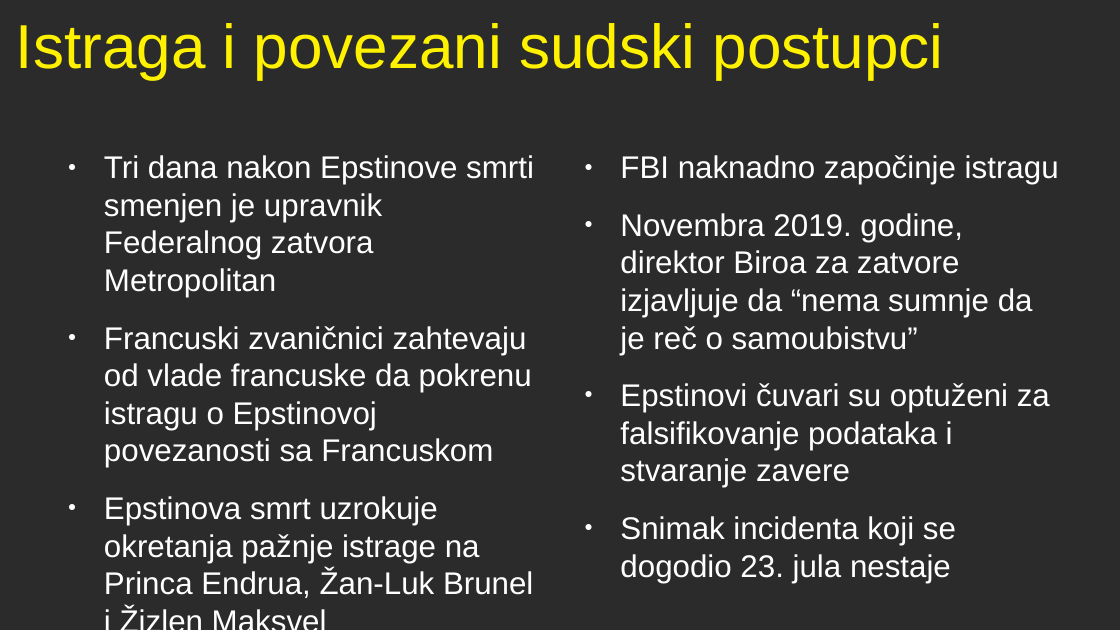
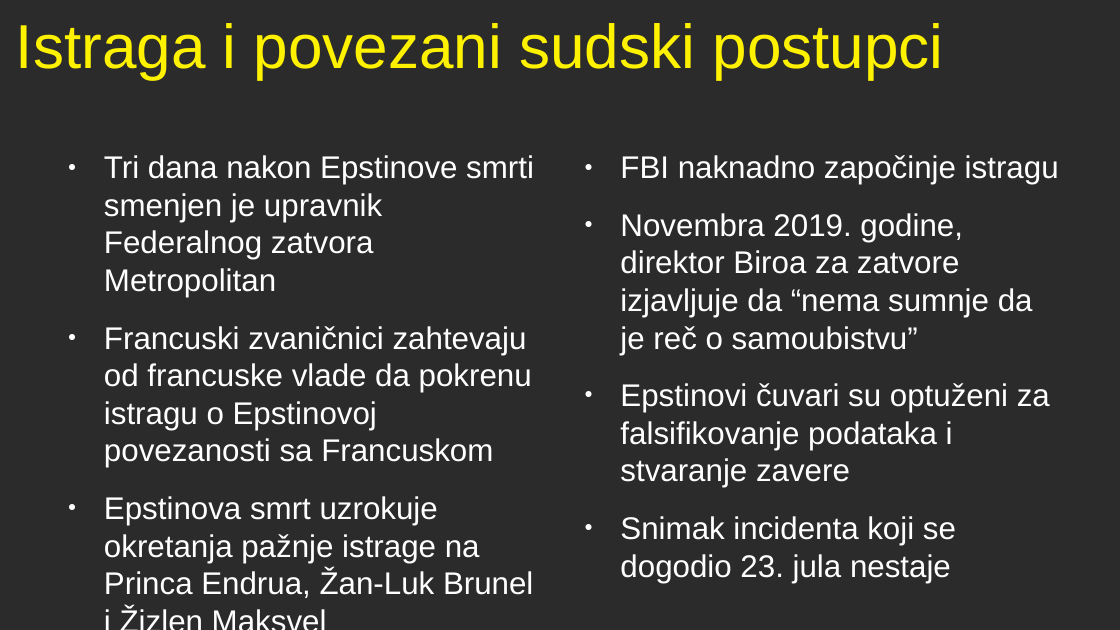
Before and after one commit to andjelaniketic/zetetika, a slide deck: slide 8 of dyefri.odp. Drawn at 1120x630 pixels with LibreOffice and Linux fonts; fonts in the diff are those of the drawing; background and template pictures are left out; a plain dark background stands for a picture behind light text. Boxes give left, top, right and bottom in pixels: in the first picture for what was removed or moved away, otherwise in the second. Text is boxed around its words. In the diff, an @@ line names an element or a change of style, - is before the commit and + after.

```diff
--- a/dyefri.odp
+++ b/dyefri.odp
@@ text at (104, 326, 532, 468): text changed @@
-● Francuski zvaničnici zahtevaju od vlade francuske da pokrenu istragu o Epstinovoj povezanosti sa Francuskom
+● Francuski zvaničnici zahtevaju od francuske vlade da pokrenu istragu o Epstinovoj povezanosti sa Francuskom
```
Also in this commit, not shown: 1 other file.
